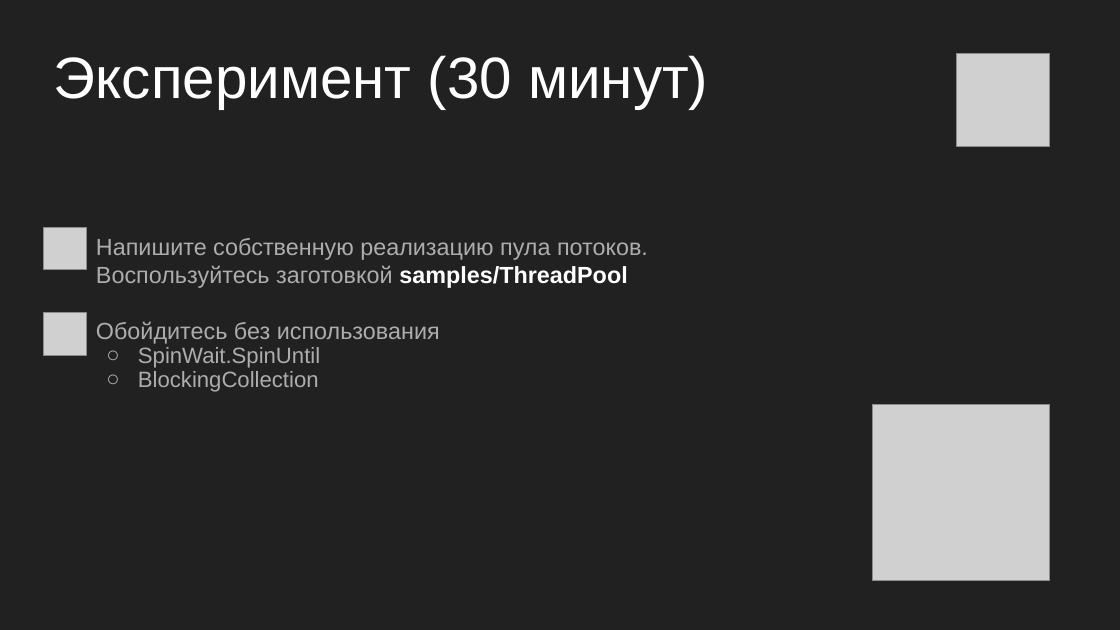
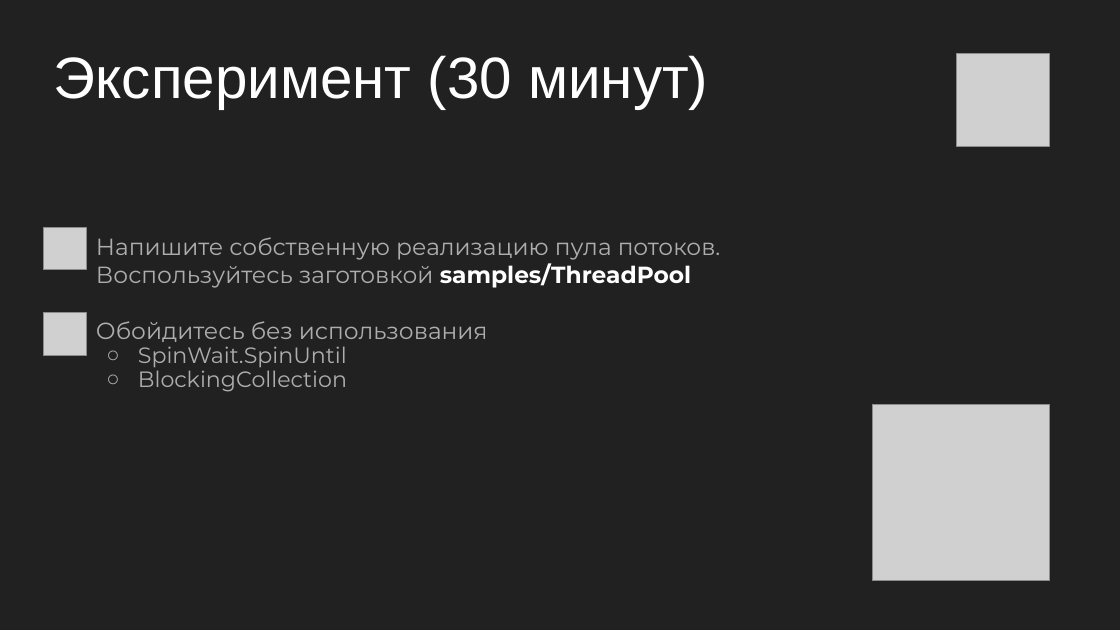
Before and after one commit to kontur-courses/multithread-async, a slide deck: slide 19 of Multithread-async.pptx. Drawn at 1120x630 pixels with LibreOffice and Linux fonts; fonts in the diff are those of the drawing; grey boxes stand for pictures. Boxes give left, top, right and bottom in pixels: in the first picture for what was removed or moved away, otherwise in the second. Text is boxed around its words. In the diff, an @@ line names an element or a change of style, - is before the commit and + after.

```diff
--- a/Multithread-async.pptx
+++ b/Multithread-async.pptx
@@ text "Напишите собственную реализацию пула потоков. ..." at [96, 237, 721, 392]: font Arial to Montserrat @@
```
Also in this commit, not shown: 13 other slides changed, 5 slides added.
